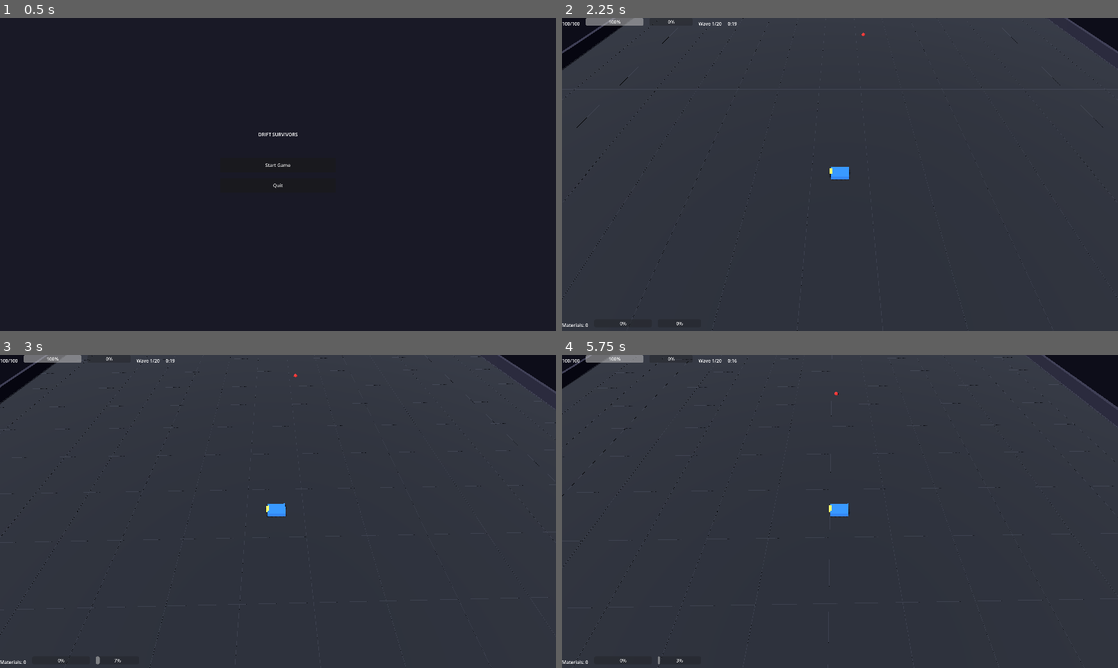
Above: before the commit, frames 1-4 (two rows, left to right).
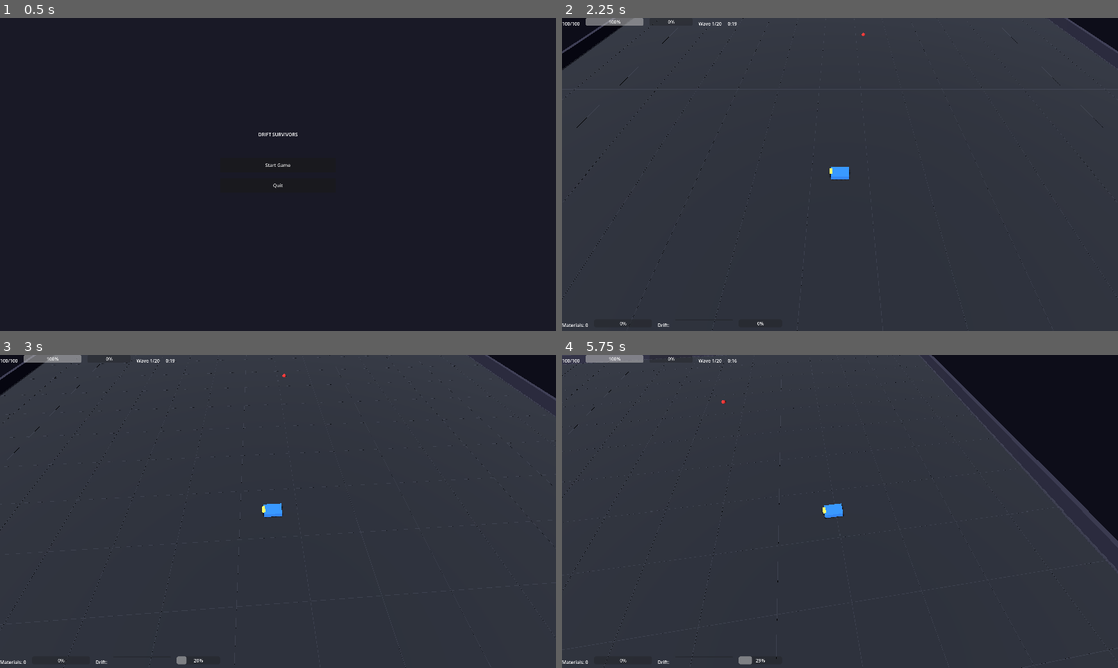
Above: after the commit, the same moments.

Repository: liuchangchangchang/drift-survivors
Game: Godot game, scene res://scenes/ui/main_menu.tscn
Same seed, same stepped clock (60 frames per second), same inputs: the game is played once before the commit and once after it.
Inputs (mouse positions are in pixels of both pictures, inside the frame that each line leads up to):
- Up to frame 1 (0.5 s): no input
- Up to frame 2 (2.25 s): click "Start Game" at 0.5 s; click "Rookie Racer" at 1.25 s; click "Auto Pistol" at 2 s
- Up to frame 3 (3 s): tap Enter at 2.75 s; move the mouse to (400, 495) at 2.77 s; hold D (move_right) from 2.78 s (still down); hold Shift (drift) from 2.78 s (still down); click (400, 495) at 2.92 s
- Up to frame 4 (5.75 s): release D (move_right) at 3.5 s; release Shift (drift) at 3.5 s; drag from (728, 527) to (812, 574) at 3.52 s; move the mouse to (895, 442) at 4.27 s; hold D (move_right) 4.28-5 s; hold Shift (drift) 4.28-5 s; tap E (nitro_boost) at 4.35 s; drag from (812, 574) to (673, 464) at 5.02 s

Frame 1 is identical in both runs. In frame 2, less than 0.1% of the frame differs, in the area x 17-37%, y 97-99%; in frame 3, 1.2%; in frame 4, 9.7%, in the area x 0-100%, y 0-100%.

Commit message:
fix: increase car speed/accel and add drift charge bar to HUD
Speed tuning:
- base_accel: 12→35, friction: 0.96→0.98 (terminal velocity now ~28)
- Drift accel multiplier: 0.2→0.6 (maintain momentum while drifting)
- Drift friction: 0.985→0.992 (less speed loss in drift)
- turn_speed: 5→8 normal, 10→12 drift (more responsive)
- charge_rate: 30→50, boost_duration: 1.0→1.5

Drift charge bar (QQ Speed style):
- New EventBus.drift_charge_changed signal (0.0→1.0 normalized)
- HUD DriftChargeBar fills during drift, color-coded:
  white→cyan (50%)→gold (100% full)
- Release drift at full charge → snap velocity + nitro boost
- Charge also builds slowly even without angle difference
- Charge decays quickly when not drifting

Co-Authored-By: Claude Opus 4.6 (1M context) <noreply@anthropic.com>

Diff:
--- a/data/cars.json
+++ b/data/cars.json
@@ -6,17 +6,17 @@
       "base_stats": {
         "max_hp": 100,
         "hp_regen": 1.0,
-        "max_speed": 25.0,
-        "boost_speed": 37.5,
-        "base_accel": 12.0,
-        "friction": 0.96,
+        "max_speed": 28.0,
+        "boost_speed": 45.0,
+        "base_accel": 35.0,
+        "friction": 0.98,
         "normal_grip": 0.15,
-        "drift_grip": 0.015,
-        "turn_speed_normal": 5.0,
-        "turn_speed_drift": 10.0,
-        "charge_rate": 30.0,
+        "drift_grip": 0.02,
+        "turn_speed_normal": 8.0,
+        "turn_speed_drift": 12.0,
+        "charge_rate": 50.0,
         "max_charge": 100.0,
-        "boost_duration": 1.0,
+        "boost_duration": 1.5,
         "nitro_max": 100.0,
         "nitro_accumulation_rate": 10.0,
         "nitro_drain_rate": 25.0,
@@ -32,17 +32,17 @@
       "base_stats": {
         "max_hp": 70,
         "hp_regen": 0.5,
-        "max_speed": 32.5,
-        "boost_speed": 47.5,
-        "base_accel": 15.0,
-        "friction": 0.965,
+        "max_speed": 35.0,
+        "boost_speed": 55.0,
+        "base_accel": 42.0,
+        "friction": 0.982,
         "normal_grip": 0.13,
-        "drift_grip": 0.012,
-        "turn_speed_normal": 6.0,
-        "turn_speed_drift": 11.0,
-        "charge_rate": 35.0,
+        "drift_grip": 0.015,
+        "turn_speed_normal": 9.0,
+        "turn_speed_drift": 14.0,
+        "charge_rate": 60.0,
         "max_charge": 100.0,
-        "boost_duration": 1.2,
+        "boost_duration": 1.8,
         "nitro_max": 120.0,
         "nitro_accumulation_rate": 15.0,
         "nitro_drain_rate": 30.0,
@@ -58,17 +58,17 @@
       "base_stats": {
         "max_hp": 150,
         "hp_regen": 2.0,
-        "max_speed": 20.0,
-        "boost_speed": 30.0,
-        "base_accel": 10.0,
-        "friction": 0.955,
+        "max_speed": 22.0,
+        "boost_speed": 35.0,
+        "base_accel": 28.0,
+        "friction": 0.975,
         "normal_grip": 0.18,
-        "drift_grip": 0.025,
-        "turn_speed_normal": 4.0,
-        "turn_speed_drift": 8.0,
-        "charge_rate": 25.0,
+        "drift_grip": 0.03,
+        "turn_speed_normal": 6.0,
+        "turn_speed_drift": 9.0,
+        "charge_rate": 40.0,
         "max_charge": 100.0,
-        "boost_duration": 0.8,
+        "boost_duration": 1.2,
         "nitro_max": 80.0,
         "nitro_accumulation_rate": 8.0,
         "nitro_drain_rate": 20.0,
@@ -84,17 +84,17 @@
       "base_stats": {
         "max_hp": 80,
         "hp_regen": 1.0,
-        "max_speed": 27.5,
-        "boost_speed": 42.5,
-        "base_accel": 13.0,
-        "friction": 0.97,
+        "max_speed": 30.0,
+        "boost_speed": 50.0,
+        "base_accel": 38.0,
+        "friction": 0.985,
         "normal_grip": 0.12,
-        "drift_grip": 0.008,
-        "turn_speed_normal": 6.5,
-        "turn_speed_drift": 12.0,
-        "charge_rate": 40.0,
+        "drift_grip": 0.01,
+        "turn_speed_normal": 10.0,
+        "turn_speed_drift": 15.0,
+        "charge_rate": 70.0,
         "max_charge": 100.0,
-        "boost_duration": 1.5,
+        "boost_duration": 2.0,
         "nitro_max": 150.0,
         "nitro_accumulation_rate": 20.0,
         "nitro_drain_rate": 35.0,
--- a/scenes/game/hud.tscn
+++ b/scenes/game/hud.tscn
@@ -52,6 +52,16 @@
 custom_minimum_size = Vector2(200, 0)
 max_value = 100.0
 
+[node name="DriftChargeLabel" type="Label" parent="BottomBar"]
+layout_mode = 2
+text = "Drift:"
+
+[node name="DriftChargeBar" type="ProgressBar" parent="BottomBar"]
+layout_mode = 2
+custom_minimum_size = Vector2(200, 0)
+max_value = 100.0
+show_percentage = false
+
 [node name="SpeedBar" type="ProgressBar" parent="BottomBar"]
 layout_mode = 2
 custom_minimum_size = Vector2(150, 0)
--- a/src/autoload/event_bus.gd
+++ b/src/autoload/event_bus.gd
@@ -17,6 +17,7 @@
 signal nitro_activated
 signal nitro_depleted
 signal nitro_gauge_changed(value: float) # 0.0 to 1.0
+signal drift_charge_changed(normalized: float) # 0.0 to 1.0, for HUD charge bar
 
 # --- Combat ---
 signal enemy_spawned(enemy: Node3D)
--- a/src/car/car_controller.gd
+++ b/src/car/car_controller.gd
@@ -68,26 +68,33 @@
 		# Drain nitro during boost
 		nitro.drain(delta)
 	elif is_drifting:
-		current_accel = stats.base_accel * 0.2
+		current_accel = stats.base_accel * 0.6
 		current_grip = stats.drift_grip
-		current_friction = 0.985
+		current_friction = 0.992
 		turn_speed = stats.turn_speed_drift
 
-	# Step 4: Drift charge (angle diff based)
+	# Step 4: Drift charge (angle diff based, QQ Speed style)
 	if is_drifting and current_speed > 1.0:
 		drift_sm.update_drift(delta)
 		var velocity_angle := atan2(velocity.z, velocity.x)
 		var angle_diff := absf(angle_difference(visual_angle, velocity_angle))
-		if angle_diff > 0.1:
-			drift_charge += angle_diff * maxf(current_speed, 15.0) * stats.charge_rate * delta
+		var old_charge := drift_charge
+		if angle_diff > 0.05:
+			drift_charge += angle_diff * maxf(current_speed, 10.0) * stats.charge_rate * delta
 			drift_charge = minf(drift_charge, stats.max_charge)
+		else:
+			# Even without big angle, slowly charge while drifting
+			drift_charge += stats.charge_rate * 0.3 * delta
+			drift_charge = minf(drift_charge, stats.max_charge)
+		if drift_charge != old_charge:
+			EventBus.drift_charge_changed.emit(drift_charge / stats.max_charge)
 		# Feed into nitro system with drift stage multiplier
 		var stage_mult := drift_sm.get_nitro_multiplier()
 		if stage_mult > 0:
-			nitro.accumulate(delta, stage_mult * maxf(angle_diff, 0.5))
-	elif not is_drifting and boost_power <= 0:
-		# Decay charge when not drifting
-		drift_charge = maxf(0.0, drift_charge - 20.0 * delta)
+			nitro.accumulate(delta, stage_mult * maxf(angle_diff, 0.3))
+	elif not is_drifting and boost_power <= 0 and drift_charge > 0:
+		drift_charge = maxf(0.0, drift_charge - 40.0 * delta)
+		EventBus.drift_charge_changed.emit(drift_charge / stats.max_charge)
 
 	# Step 5: Core kinematics
 	# Thrust
@@ -134,6 +141,7 @@
 		nitro.try_activate()
 
 	drift_charge = 0.0
+	EventBus.drift_charge_changed.emit(0.0)
 
 func take_damage(amount: float, _knockback: float = 0.0, _source_pos: Vector3 = Vector3.ZERO) -> void:
 	if not is_alive:
--- a/src/car/car_stats.gd
+++ b/src/car/car_stats.gd
@@ -9,19 +9,19 @@
 @export var armor: float = 0.0
 
 # Movement (3D absolute direction)
-@export var base_accel: float = 12.0
-@export var max_speed: float = 25.0
-@export var boost_speed: float = 37.5
-@export var friction: float = 0.96
+@export var base_accel: float = 35.0
+@export var max_speed: float = 28.0
+@export var boost_speed: float = 45.0
+@export var friction: float = 0.98
 @export var normal_grip: float = 0.15
-@export var drift_grip: float = 0.015
-@export var turn_speed_normal: float = 5.0
-@export var turn_speed_drift: float = 10.0
+@export var drift_grip: float = 0.02
+@export var turn_speed_normal: float = 8.0
+@export var turn_speed_drift: float = 12.0
 
 # Drift charge
-@export var charge_rate: float = 30.0
+@export var charge_rate: float = 50.0
 @export var max_charge: float = 100.0
-@export var boost_duration: float = 1.0
+@export var boost_duration: float = 1.5
 
 # Nitro
 @export var nitro_max: float = 100.0
@@ -37,17 +37,17 @@
 	stats.max_hp = data.get("max_hp", 100.0)
 	stats.hp_regen = data.get("hp_regen", 1.0)
 	stats.armor = data.get("armor", 0.0)
-	stats.base_accel = data.get("base_accel", 12.0)
-	stats.max_speed = data.get("max_speed", 25.0)
-	stats.boost_speed = data.get("boost_speed", 37.5)
-	stats.friction = data.get("friction", 0.96)
+	stats.base_accel = data.get("base_accel", 35.0)
+	stats.max_speed = data.get("max_speed", 28.0)
+	stats.boost_speed = data.get("boost_speed", 45.0)
+	stats.friction = data.get("friction", 0.98)
 	stats.normal_grip = data.get("normal_grip", 0.15)
-	stats.drift_grip = data.get("drift_grip", 0.015)
-	stats.turn_speed_normal = data.get("turn_speed_normal", 5.0)
-	stats.turn_speed_drift = data.get("turn_speed_drift", 10.0)
-	stats.charge_rate = data.get("charge_rate", 30.0)
+	stats.drift_grip = data.get("drift_grip", 0.02)
+	stats.turn_speed_normal = data.get("turn_speed_normal", 8.0)
+	stats.turn_speed_drift = data.get("turn_speed_drift", 12.0)
+	stats.charge_rate = data.get("charge_rate", 50.0)
 	stats.max_charge = data.get("max_charge", 100.0)
-	stats.boost_duration = data.get("boost_duration", 1.0)
+	stats.boost_duration = data.get("boost_duration", 1.5)
 	stats.nitro_max = data.get("nitro_max", 100.0)
 	stats.nitro_accumulation_rate = data.get("nitro_accumulation_rate", 10.0)
 	stats.nitro_drain_rate = data.get("nitro_drain_rate", 25.0)
--- a/src/game/game_arena.gd
+++ b/src/game/game_arena.gd
@@ -304,9 +304,9 @@
 
 func _apply_stats_to_car() -> void:
 	car.stats.max_hp = player_stats.get_stat("max_hp", 100.0)
-	car.stats.max_speed = player_stats.get_stat("max_speed", 25.0)
-	car.stats.boost_speed = player_stats.get_stat("boost_speed", 37.5)
-	car.stats.base_accel = player_stats.get_stat("base_accel", 12.0)
+	car.stats.max_speed = player_stats.get_stat("max_speed", 28.0)
+	car.stats.boost_speed = player_stats.get_stat("boost_speed", 45.0)
+	car.stats.base_accel = player_stats.get_stat("base_accel", 35.0)
 	car.stats.armor = player_stats.get_stat("armor", 0.0)
 	car.stats.nitro_max = player_stats.get_stat("nitro_max", 100.0)
 	car.stats.nitro_accumulation_rate = player_stats.get_stat("nitro_accumulation_rate", 10.0)
--- a/src/ui/hud.gd
+++ b/src/ui/hud.gd
@@ -9,6 +9,7 @@
 @onready var nitro_bar: ProgressBar = $BottomBar/NitroBar
 @onready var speed_bar: ProgressBar = $BottomBar/SpeedBar
 @onready var xp_bar: ProgressBar = $TopBar/XPBar
+@onready var drift_charge_bar: ProgressBar = $BottomBar/DriftChargeBar
 
 func _ready() -> void:
 	EventBus.wave_started.connect(_on_wave_started)
@@ -17,6 +18,7 @@
 	EventBus.car_healed.connect(_on_car_healed)
 	EventBus.material_changed.connect(_on_material_changed)
 	EventBus.nitro_gauge_changed.connect(_on_nitro_changed)
+	EventBus.drift_charge_changed.connect(_on_drift_charge_changed)
 
 func _on_wave_started(wave: int) -> void:
 	if wave_label:
@@ -42,6 +44,17 @@
 	if nitro_bar:
 		nitro_bar.value = normalized * 100.0
 
+func _on_drift_charge_changed(normalized: float) -> void:
+	if drift_charge_bar:
+		drift_charge_bar.value = normalized * 100.0
+		# Change color when fully charged
+		if normalized >= 1.0:
+			drift_charge_bar.modulate = Color(1.0, 0.8, 0.0)  # Gold when full
+		elif normalized >= 0.5:
+			drift_charge_bar.modulate = Color(0.3, 0.8, 1.0)  # Cyan when half
+		else:
+			drift_charge_bar.modulate = Color.WHITE
+
 func update_hp(current: float, max_hp: float) -> void:
 	if hp_bar:
 		hp_bar.max_value = max_hp
--- a/test/unit/test_car_controller.gd
+++ b/test/unit/test_car_controller.gd
@@ -68,7 +68,7 @@
 	assert_eq(_car.get_speed_normalized(), 0.0)
 
 func test_speed_normalized():
-	_car.velocity = Vector3(12.5, 0, 0)
+	_car.velocity = Vector3(14.0, 0, 0)
 	assert_almost_eq(_car.get_speed_normalized(), 0.5, 0.01)
 
 func test_die_stops_car():
--- a/test/unit/test_car_stats.gd
+++ b/test/unit/test_car_stats.gd
@@ -3,9 +3,9 @@
 func test_default_values():
 	var stats := CarStats.new()
 	assert_eq(stats.max_hp, 100.0)
-	assert_eq(stats.max_speed, 25.0)
+	assert_eq(stats.max_speed, 28.0)
 	assert_eq(stats.weapon_slots, 4)
-	assert_eq(stats.base_accel, 12.0)
+	assert_eq(stats.base_accel, 35.0)
 	assert_eq(stats.normal_grip, 0.15)
 
 func test_from_dict():
@@ -34,7 +34,7 @@
 func test_from_dict_with_defaults():
 	var stats := CarStats.from_dict({})
 	assert_eq(stats.max_hp, 100.0)
-	assert_eq(stats.max_speed, 25.0)
+	assert_eq(stats.max_speed, 28.0)
 	assert_eq(stats.weapon_slots, 4)
 
 func test_from_json_data():
@@ -44,4 +44,4 @@
 	assert_eq(stats.max_hp, 100.0)
 	assert_eq(stats.weapon_slots, 4)
 	assert_eq(stats.nitro_max, 100.0)
-	assert_eq(stats.base_accel, 12.0)
+	assert_eq(stats.base_accel, 35.0)
